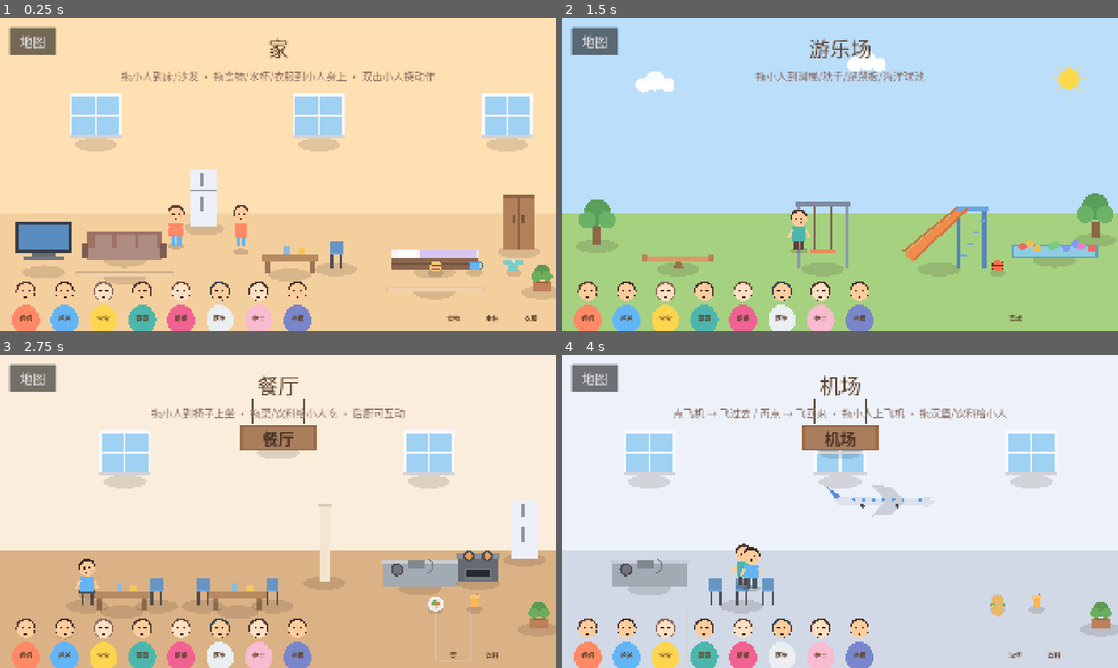
Above: before the commit, frames 1-4 (two rows, left to right).
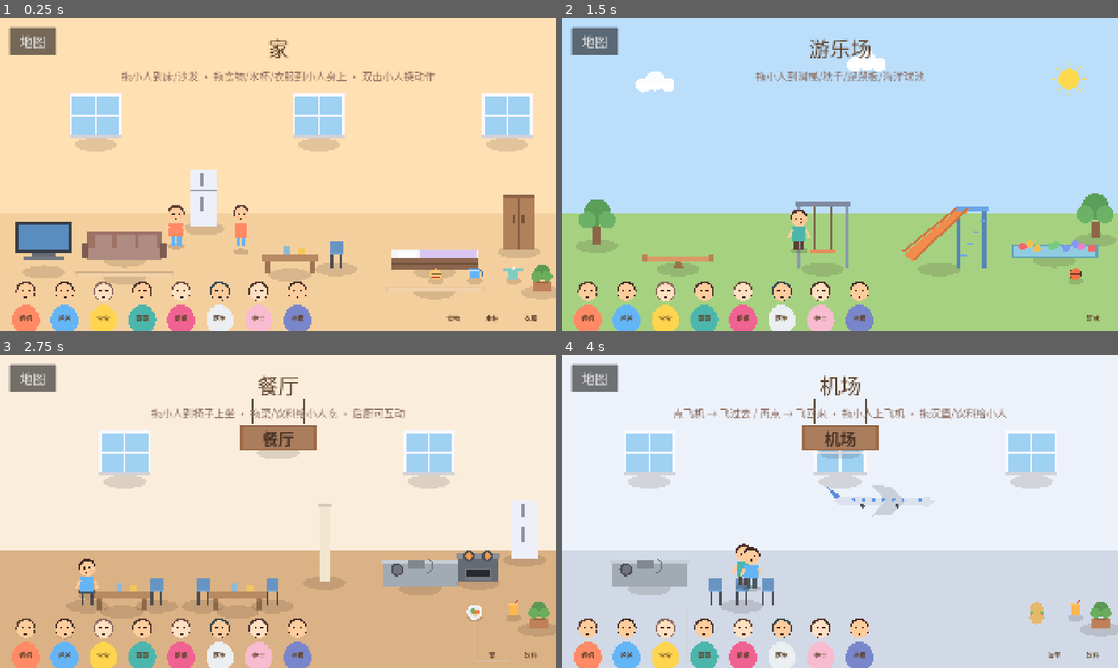
Above: after the commit, the same moments.

Repository: 675435543/MiniLifeWorld
Game: Godot game, scene res://tests/ui_probe.tscn
Two runs of this game, one before a commit and one after it. Both use one fixed random seed, a clock stepped at 60 frames per second and the inputs below. This scene is started directly instead of the project's main scene.
Inputs (mouse positions are in pixels of both pictures, inside the frame that each line leads up to):
- Up to frame 1 (0.25 s): no input
- Up to frame 2 (1.5 s): click "地图" at 0.5 s; click (589, 296) at 1.27 s
- Up to frame 3 (2.75 s): click (66, 633) at 2.02 s
- Up to frame 4 (4 s): click (667, 633) at 2.77 s; click (706, 633) at 3.52 s

The runs differ from the first frame. In frame 1, 0.5% of the frame differs, in the area x 77-95%, y 77-86%; in frame 2, 0.3%; in frame 3, 0.6%, in the area x 77-97%, y 76-98%; in frame 4, 0.5%.

Commit message:
shop scene: pillar sign 卖衣服, clothes racks, fitting room, mirror; seasonal clothes + skirt/scarf/gloves wearables with character overlays; 7th world map building

Diff:
--- a/data/items.json
+++ b/data/items.json
@@ -25,6 +25,14 @@
 	"dish": {"name": "菜", "scene": "restaurant", "type": "item", "interaction": "eat", "zone_size": [70, 60], "color": "#FF7043"},
 	"juice": {"name": "饮料", "scene": "restaurant", "type": "item", "interaction": "drink", "zone_size": [50, 60], "color": "#FFB74D"},
 	"burger": {"name": "汉堡", "scene": "airport", "type": "item", "interaction": "eat", "zone_size": [70, 60], "color": "#E57373"},
+	"clothes_spring": {"name": "春装", "scene": "shop", "type": "item", "interaction": "wear", "prop_type": "clothes", "zone_size": [80, 80], "shirt": "#A5D6A7"},
+	"clothes_summer": {"name": "夏装", "scene": "shop", "type": "item", "interaction": "wear", "prop_type": "clothes", "zone_size": [80, 80], "shirt": "#FFE082"},
+	"clothes_autumn": {"name": "秋装", "scene": "shop", "type": "item", "interaction": "wear", "prop_type": "clothes", "zone_size": [80, 80], "shirt": "#FFB74D"},
+	"clothes_winter": {"name": "暖棉袄", "scene": "shop", "type": "item", "interaction": "wear", "prop_type": "clothes", "zone_size": [80, 80], "shirt": "#5C6BC0"},
+	"skirt": {"name": "小裙子", "scene": "shop", "type": "item", "interaction": "wear", "prop_type": "skirt", "zone_size": [80, 80], "shirt": "#F48FB1", "skirt": "#F06292"},
+	"scarf": {"name": "围巾", "scene": "shop", "type": "item", "interaction": "wear", "prop_type": "scarf", "zone_size": [80, 80], "scarf": "#EF5350"},
+	"gloves": {"name": "手套", "scene": "shop", "type": "item", "interaction": "wear", "prop_type": "gloves", "zone_size": [80, 80], "gloves": "#26A69A"},
+	"fitting_room": {"name": "换衣室", "scene": "shop", "type": "furniture", "interaction": "use", "prop_type": "curtain", "zone_size": [130, 180], "z_index": -1},
 	"stethoscope": {"name": "听诊器", "scene": "hospital", "type": "item", "interaction": "examine", "zone_size": [60, 60], "color": "#90A4AE"},
 	"medicine": {"name": "药瓶", "scene": "hospital", "type": "item", "interaction": "eat", "zone_size": [50, 60], "color": "#E57373"},
 	"blackboard": {"name": "黑板", "scene": "school", "type": "furniture", "interaction": "use", "zone_size": [300, 120], "z_index": -1},
--- a/data/scenes.json
+++ b/data/scenes.json
@@ -40,5 +40,12 @@
 		"building_color": "#90CAF9",
 		"default_character": "dad",
 		"bar_items": ["burger", "juice"]
+	},
+	"shop": {
+		"name": "卖衣服",
+		"path": "res://scenes/shop/shop.tscn",
+		"building_color": "#F48FB1",
+		"default_character": "sister",
+		"bar_items": ["clothes_spring", "clothes_summer", "clothes_autumn", "clothes_winter", "skirt", "scarf", "gloves"]
 	}
 }
--- a/scenes/main/world_map.tscn
+++ b/scenes/main/world_map.tscn
@@ -59,41 +59,47 @@
 
 [node name="HBox" type="HBoxContainer" parent="Center"]
 layout_mode = 2
-theme_override_constants/separation = 36
+theme_override_constants/separation = 24
 alignment = 1
 
 [node name="HomeBtn" type="Button" parent="Center/HBox"]
-custom_minimum_size = Vector2(280, 260)
+custom_minimum_size = Vector2(250, 240)
 layout_mode = 2
-theme_override_font_sizes/font_size = 48
+theme_override_font_sizes/font_size = 44
 text = "家"
 
 [node name="HospitalBtn" type="Button" parent="Center/HBox"]
-custom_minimum_size = Vector2(280, 260)
+custom_minimum_size = Vector2(250, 240)
 layout_mode = 2
-theme_override_font_sizes/font_size = 48
+theme_override_font_sizes/font_size = 44
 text = "医院"
 
 [node name="SchoolBtn" type="Button" parent="Center/HBox"]
-custom_minimum_size = Vector2(280, 260)
+custom_minimum_size = Vector2(250, 240)
 layout_mode = 2
-theme_override_font_sizes/font_size = 48
+theme_override_font_sizes/font_size = 44
 text = "学校"
 
 [node name="PlaygroundBtn" type="Button" parent="Center/HBox"]
-custom_minimum_size = Vector2(280, 260)
+custom_minimum_size = Vector2(250, 240)
 layout_mode = 2
-theme_override_font_sizes/font_size = 48
+theme_override_font_sizes/font_size = 44
 text = "游乐场"
 
 [node name="RestaurantBtn" type="Button" parent="Center/HBox"]
-custom_minimum_size = Vector2(280, 260)
+custom_minimum_size = Vector2(250, 240)
 layout_mode = 2
-theme_override_font_sizes/font_size = 48
+theme_override_font_sizes/font_size = 44
 text = "餐厅"
 
 [node name="AirportBtn" type="Button" parent="Center/HBox"]
-custom_minimum_size = Vector2(280, 260)
+custom_minimum_size = Vector2(250, 240)
 layout_mode = 2
-theme_override_font_sizes/font_size = 48
+theme_override_font_sizes/font_size = 44
 text = "机场"
+
+[node name="ShopBtn" type="Button" parent="Center/HBox"]
+custom_minimum_size = Vector2(250, 240)
+layout_mode = 2
+theme_override_font_sizes/font_size = 44
+text = "卖衣服"
--- /dev/null
+++ b/scenes/shop/shop.tscn
@@ -0,0 +1,139 @@
+[gd_scene load_steps=4 format=3]
+
+[ext_resource type="Script" path="res://scripts/scenes/scene_base.gd" id="1"]
+[ext_resource type="Script" path="res://scripts/items/prop_draw.gd" id="2"]
+[ext_resource type="Script" path="res://scripts/items/item.gd" id="3"]
+
+[node name="Shop" type="Control"]
+layout_mode = 3
+anchors_preset = 15
+anchor_right = 1.0
+anchor_bottom = 1.0
+grow_horizontal = 2
+grow_vertical = 2
+mouse_filter = 2
+script = ExtResource("1")
+scene_id = "shop"
+
+[node name="Bg" type="ColorRect" parent="."]
+layout_mode = 1
+anchors_preset = 15
+anchor_right = 1.0
+anchor_bottom = 1.0
+grow_horizontal = 2
+grow_vertical = 2
+mouse_filter = 2
+color = Color(0.97, 0.93, 0.9, 1)
+
+[node name="Floor" type="ColorRect" parent="."]
+layout_mode = 1
+anchor_top = 0.62
+anchor_right = 1.0
+anchor_bottom = 1.0
+offset_left = 0.0
+offset_top = 0.0
+offset_right = 0.0
+offset_bottom = 0.0
+grow_horizontal = 2
+grow_vertical = 2
+mouse_filter = 2
+color = Color(0.85, 0.78, 0.68, 1)
+
+[node name="Decor" type="Node2D" parent="."]
+
+[node name="BigSign" type="Node2D" parent="Decor"]
+position = Vector2(960, 640)
+script = ExtResource("2")
+prop_type = "bigsign"
+sign_text = "卖衣服"
+
+[node name="Window1" type="Node2D" parent="Decor"]
+position = Vector2(280, 430)
+script = ExtResource("2")
+prop_type = "window"
+
+[node name="Window2" type="Node2D" parent="Decor"]
+position = Vector2(1660, 430)
+script = ExtResource("2")
+prop_type = "window"
+
+[node name="Rack1" type="Node2D" parent="Decor"]
+position = Vector2(420, 880)
+script = ExtResource("2")
+prop_type = "rack"
+
+[node name="Rack2" type="Node2D" parent="Decor"]
+position = Vector2(780, 880)
+script = ExtResource("2")
+prop_type = "rack"
+
+[node name="Mirror" type="Node2D" parent="Decor"]
+position = Vector2(1290, 850)
+script = ExtResource("2")
+prop_type = "mirror"
+
+[node name="Plant" type="Node2D" parent="Decor"]
+position = Vector2(1870, 940)
+script = ExtResource("2")
+prop_type = "plant"
+
+[node name="Items" type="Node2D" parent="."]
+
+[node name="ShopCounter" type="Node2D" parent="Items"]
+position = Vector2(1100, 800)
+script = ExtResource("3")
+item_id = "kitchen_counter"
+
+[node name="Fitting1" type="Node2D" parent="Items"]
+position = Vector2(1600, 800)
+script = ExtResource("3")
+item_id = "fitting_room"
+
+[node name="Fitting2" type="Node2D" parent="Items"]
+position = Vector2(1780, 800)
+script = ExtResource("3")
+item_id = "fitting_room"
+
+[node name="Characters" type="Node2D" parent="."]
+y_sort_enabled = true
+
+[node name="TitleLabel" type="Label" parent="."]
+layout_mode = 1
+anchors_preset = 5
+anchor_left = 0.5
+anchor_right = 0.5
+offset_left = -400.0
+offset_top = 50.0
+offset_right = 400.0
+offset_bottom = 150.0
+grow_horizontal = 2
+mouse_filter = 2
+theme_override_colors/font_color = Color(0.364, 0.251, 0.157, 1)
+theme_override_font_sizes/font_size = 72
+horizontal_alignment = 1
+text = "卖衣服"
+
+[node name="HintLabel" type="Label" parent="."]
+layout_mode = 1
+anchors_preset = 5
+anchor_left = 0.5
+anchor_right = 0.5
+offset_left = -700.0
+offset_top = 170.0
+offset_right = 700.0
+offset_bottom = 250.0
+grow_horizontal = 2
+mouse_filter = 2
+theme_override_colors/font_color = Color(0.553, 0.431, 0.388, 1)
+theme_override_font_sizes/font_size = 36
+horizontal_alignment = 1
+text = "拖春装/夏装/秋装/棉袄/裙子/围巾/手套到小人身上 · 拖小人到换衣室"
+
+[node name="BackButton" type="Button" parent="."]
+layout_mode = 0
+offset_left = 32.0
+offset_top = 32.0
+offset_right = 192.0
+offset_bottom = 128.0
+theme_override_font_sizes/font_size = 44
+text = "地图"
--- a/scripts/autoload/interaction_manager.gd
+++ b/scripts/autoload/interaction_manager.gd
@@ -69,7 +69,15 @@
 			c.set_state(Character.State.EAT)
 			return true
 		"wear":
-			c.apply_outfit(Color(str(item.data.get("shirt", "#FF8A65"))))
+			var d := item.data
+			if d.has("shirt"):
+				c.apply_outfit(Color(str(d["shirt"])))
+			if d.has("skirt"):
+				c.apply_skirt(Color(str(d["skirt"])))
+			if d.has("scarf"):
+				c.apply_scarf(Color(str(d["scarf"])))
+			if d.has("gloves"):
+				c.apply_gloves(Color(str(d["gloves"])))
 			c.set_state(Character.State.HAPPY)
 			return true
 		"play":
--- a/scripts/characters/character.gd
+++ b/scripts/characters/character.gd
@@ -21,6 +21,9 @@
 var _hop := 0.0
 var _hold_timer := 0.0
 var _shirt_override := Color(0, 0, 0, 0)
+var _skirt_override := Color(0, 0, 0, 0)
+var _scarf_override := Color(0, 0, 0, 0)
+var _gloves_override := Color(0, 0, 0, 0)
 
 
 func _ready() -> void:
@@ -52,6 +55,33 @@
 	if _shirt_override.a > 0.0:
 		return _shirt_override
 	return Color(str(palette.get("shirt", "#FF8A65")))
+
+
+func skirt_color() -> Color:
+	return _skirt_override
+
+
+func scarf_color() -> Color:
+	return _scarf_override
+
+
+func gloves_color() -> Color:
+	return _gloves_override
+
+
+func apply_skirt(color: Color) -> void:
+	_skirt_override = color
+	queue_redraw()
+
+
+func apply_scarf(color: Color) -> void:
+	_scarf_override = color
+	queue_redraw()
+
+
+func apply_gloves(color: Color) -> void:
+	_gloves_override = color
+	queue_redraw()
 
 
 func begin_drag() -> void:
@@ -123,9 +153,23 @@
 		draw_rect(Rect2(3, -36, 14, 36), pants)
 
 	var torso_y := -66.0 if sit else -80.0
+	if _skirt_override.a > 0.0:
+		draw_colored_polygon(PackedVector2Array([
+			Vector2(-30.0, torso_y + 34.0),
+			Vector2(30.0, torso_y + 34.0),
+			Vector2(44.0, torso_y + 66.0),
+			Vector2(-44.0, torso_y + 66.0),
+		]), _skirt_override)
 	draw_rect(Rect2(-24, torso_y, 48, 50), shirt)
 	draw_line(Vector2(-24, torso_y + 12), Vector2(-36, torso_y + 40), skin, 9.0)
 	draw_line(Vector2(24, torso_y + 12), Vector2(36, torso_y + 40), skin, 9.0)
+
+	if _scarf_override.a > 0.0:
+		draw_rect(Rect2(-20, torso_y - 2, 40, 10), _scarf_override)
+		draw_rect(Rect2(-8, torso_y + 8, 12, 22), _scarf_override.darkened(0.1))
+	if _gloves_override.a > 0.0:
+		draw_circle(Vector2(-37, torso_y + 42), 6.0, _gloves_override)
+		draw_circle(Vector2(37, torso_y + 42), 6.0, _gloves_override)
 
 	var head_y := torso_y - 26.0
 	draw_circle(Vector2(0, head_y - 6), 29.0, hair)
--- a/scripts/dev/dev_capture.gd
+++ b/scripts/dev/dev_capture.gd
@@ -37,6 +37,7 @@
 		["06_playground", "res://scenes/playground/playground.tscn"],
 		["07_restaurant", "res://scenes/restaurant/restaurant.tscn"],
 		["08_airport", "res://scenes/airport/airport.tscn"],
+		["09_shop", "res://scenes/shop/shop.tscn"],
 	]
 	for c in cases:
 		var ps := load(c[1]) as PackedScene
--- a/scripts/items/item.gd
+++ b/scripts/items/item.gd
@@ -55,6 +55,12 @@
 			draw_icon_juice(self, data)
 		"burger":
 			draw_icon_burger(self, data)
+		"skirt":
+			draw_icon_skirt(self, data)
+		"scarf":
+			draw_icon_scarf(self, data)
+		"gloves":
+			draw_icon_gloves(self, data)
 		_:
 			super._draw()
 
@@ -169,6 +175,32 @@
 	ci.draw_circle(Vector2(0, 4), 22.0, Color(0.9, 0.72, 0.42))
 
 
+static func draw_icon_skirt(ci: CanvasItem, info: Dictionary) -> void:
+	var shirt := Color(str(info.get("shirt", "#F48FB1")))
+	var sk := Color(str(info.get("skirt", "#F06292")))
+	_draw_icon_shadow(ci)
+	ci.draw_rect(Rect2(-16, -36, 32, 18), shirt)
+	ci.draw_rect(Rect2(-26, -36, 10, 10), shirt)
+	ci.draw_rect(Rect2(16, -36, 10, 10), shirt)
+	ci.draw_colored_polygon(PackedVector2Array([Vector2(-20, -18), Vector2(20, -18), Vector2(30, 10), Vector2(-30, 10)]), sk)
+
+
+static func draw_icon_scarf(ci: CanvasItem, info: Dictionary) -> void:
+	var sc := Color(str(info.get("scarf", "#EF5350")))
+	_draw_icon_shadow(ci)
+	ci.draw_rect(Rect2(-30, -10, 60, 14), sc)
+	ci.draw_rect(Rect2(-10, 4, 18, 26), sc.darkened(0.1))
+
+
+static func draw_icon_gloves(ci: CanvasItem, info: Dictionary) -> void:
+	var gl := Color(str(info.get("gloves", "#26A69A")))
+	_draw_icon_shadow(ci)
+	for x in [-16.0, 16.0]:
+		ci.draw_rect(Rect2(x - 10, -26, 20, 26), gl)
+		ci.draw_rect(Rect2(x - 10, -30, 20, 8), gl.lightened(0.15))
+		ci.draw_rect(Rect2(x + 8, -16, 8, 12), gl.darkened(0.1))
+
+
 static func _draw_icon_shadow(ci: CanvasItem) -> void:
 	ci.draw_set_transform(Vector2(0, 4), 0.0, Vector2(0.9, 0.45))
 	ci.draw_circle(Vector2.ZERO, 30.0, Color(0.15, 0.1, 0.08, 0.15))
--- a/scripts/items/prop_draw.gd
+++ b/scripts/items/prop_draw.gd
@@ -65,10 +65,16 @@
 			_ball_pit()
 		"sign":
 			_sign()
+		"bigsign":
+			_bigsign()
 		"counter":
 			_counter()
 		"stove":
 			_stove()
+		"rack":
+			_rack()
+		"mirror":
+			_mirror()
 		"hospital_bed":
 			_hospital_bed()
 		"cabinet":
@@ -380,3 +386,32 @@
 	draw_circle(Vector2(32, -88), 12.0, Color(0.95, 0.6, 0.3))
 	draw_rect(Rect2(-46, -46, 92, 40), body.lightened(0.1))
 	draw_rect(Rect2(-38, -38, 76, 24), Color(0.15, 0.16, 0.18))
+
+
+func _bigsign() -> void:
+	var pillar := Color(0.85, 0.82, 0.78)
+	draw_rect(Rect2(-26, -360, 52, 360), pillar)
+	draw_rect(Rect2(-30, -372, 60, 14), pillar.darkened(0.1))
+	var wood := Color(0.62, 0.42, 0.28)
+	draw_rect(Rect2(-150, -350, 300, 96), wood)
+	draw_rect(Rect2(-140, -342, 280, 80), wood.lightened(0.12))
+	draw_string(ThemeDB.fallback_font, Vector2(-150, -278), sign_text, HORIZONTAL_ALIGNMENT_CENTER, 300, 68, Color(0.28, 0.2, 0.15))
+
+
+func _rack() -> void:
+	var bar := Color(0.6, 0.62, 0.66)
+	draw_rect(Rect2(-110, -170, 8, 170), bar)
+	draw_rect(Rect2(102, -170, 8, 170), bar)
+	draw_rect(Rect2(-118, -178, 236, 10), bar)
+	var cols := [Color(0.65, 0.85, 0.65), Color(1.0, 0.88, 0.5), Color(1.0, 0.72, 0.3), Color(0.42, 0.45, 0.75)]
+	for i in range(4):
+		var x := -84.0 + i * 56.0
+		draw_rect(Rect2(x, -160, 40, 60), cols[i])
+		draw_rect(Rect2(x - 6, -160, 12, 24), cols[i].darkened(0.1))
+		draw_rect(Rect2(x + 34, -160, 12, 24), cols[i].darkened(0.1))
+
+
+func _mirror() -> void:
+	draw_rect(Rect2(-50, -180, 100, 180), Color(0.9, 0.9, 0.95))
+	draw_rect(Rect2(-42, -172, 84, 164), Color(0.75, 0.86, 0.95))
+	draw_line(Vector2(-30, -160), Vector2(-6, -120), Color(1, 1, 1, 0.6), 4.0)
--- a/scripts/scenes/scene_base.gd
+++ b/scripts/scenes/scene_base.gd
@@ -50,6 +50,12 @@
 			var outfit := str(e.get("outfit", ""))
 			if not outfit.is_empty():
 				c.apply_outfit(Color("#" + outfit))
+			if e.has("skirt"):
+				c.apply_skirt(Color("#" + str(e["skirt"])))
+			if e.has("scarf"):
+				c.apply_scarf(Color("#" + str(e["scarf"])))
+			if e.has("gloves"):
+				c.apply_gloves(Color("#" + str(e["gloves"])))
 		return
 	spawn_character(str(info.get("default_character", "mom")))
 
@@ -63,11 +69,18 @@
 		var ch := child as Character
 		if ch == null:
 			continue
-		list.append({
+		var entry: Dictionary = {
 			"id": ch.char_id,
 			"pos": [ch.position.x, ch.position.y],
 			"outfit": ch.shirt_color().to_html(false),
-		})
+		}
+		if ch.skirt_color().a > 0.0:
+			entry["skirt"] = ch.skirt_color().to_html(false)
+		if ch.scarf_color().a > 0.0:
+			entry["scarf"] = ch.scarf_color().to_html(false)
+		if ch.gloves_color().a > 0.0:
+			entry["gloves"] = ch.gloves_color().to_html(false)
+		list.append(entry)
 	SaveManager.set_scene_state(scene_id, {"characters": list})
 	SaveManager.save_game()
 
@@ -98,16 +111,22 @@
 func _build_item_bar() -> void:
 	var info: Dictionary = GameData.scenes.get(scene_id, {})
 	var bar_items: Array = info.get("bar_items", ITEM_BAR)
-	var bar := HBoxContainer.new()
+	var cols: int = clamp(mini(4, bar_items.size()), 1, 4)
+	var rows: int = int(ceil(bar_items.size() / float(cols)))
+	var bar := GridContainer.new()
 	bar.name = "ItemBar"
-	bar.add_theme_constant_override("separation", 14)
+	bar.columns = cols
+	bar.add_theme_constant_override("h_separation", 14)
+	bar.add_theme_constant_override("v_separation", 14)
 	bar.mouse_filter = Control.MOUSE_FILTER_PASS
 	add_child(bar)
 	bar.set_anchors_preset(Control.PRESET_BOTTOM_RIGHT)
 	bar.grow_horizontal = Control.GROW_DIRECTION_BEGIN
-	bar.offset_left = -416.0
+	var width_w := cols * 120.0 + (cols - 1) * 14.0
+	var height_h := rows * 150.0 + (rows - 1) * 14.0 + 28.0
+	bar.offset_left = -(width_w + 28.0)
 	bar.offset_right = -28.0
-	bar.offset_top = -206.0
+	bar.offset_top = -height_h
 	bar.offset_bottom = -28.0
 	for id in bar_items:
 		var btn := ItemButton.new()
--- a/scripts/ui/item_button.gd
+++ b/scripts/ui/item_button.gd
@@ -18,7 +18,8 @@
 
 func _draw() -> void:
 	draw_set_transform(Vector2(size.x * 0.5, size.y * 0.62), 0.0, Vector2(1.3, 1.3))
-	match item_id:
+	var pt := str(_data.get("prop_type", item_id))
+	match pt:
 		"food":
 			Item.draw_icon_food(self, _data)
 		"water_cup":
@@ -41,5 +42,11 @@
 			Item.draw_icon_juice(self, _data)
 		"burger":
 			Item.draw_icon_burger(self, _data)
+		"skirt":
+			Item.draw_icon_skirt(self, _data)
+		"scarf":
+			Item.draw_icon_scarf(self, _data)
+		"gloves":
+			Item.draw_icon_gloves(self, _data)
 	draw_set_transform(Vector2.ZERO, 0.0, Vector2.ONE)
 	draw_string(ThemeDB.fallback_font, Vector2(0, size.y - 8), str(_data.get("name", item_id)), HORIZONTAL_ALIGNMENT_CENTER, size.x, 22, Color(0.364, 0.251, 0.157))
--- a/scripts/ui/world_map.gd
+++ b/scripts/ui/world_map.gd
@@ -8,6 +8,7 @@
 	["Center/HBox/PlaygroundBtn", "playground"],
 	["Center/HBox/RestaurantBtn", "restaurant"],
 	["Center/HBox/AirportBtn", "airport"],
+	["Center/HBox/ShopBtn", "shop"],
 ]
 
 
--- a/tests/nav_probe_runner.gd
+++ b/tests/nav_probe_runner.gd
@@ -25,7 +25,7 @@
 	else:
 		print("NAV: 进入世界地图 OK")
 
-	for pair in [["HomeBtn", "Home"], ["HospitalBtn", "Hospital"], ["SchoolBtn", "School"], ["PlaygroundBtn", "Playground"], ["RestaurantBtn", "Restaurant"], ["AirportBtn", "Airport"]]:
+	for pair in [["HomeBtn", "Home"], ["HospitalBtn", "Hospital"], ["SchoolBtn", "School"], ["PlaygroundBtn", "Playground"], ["RestaurantBtn", "Restaurant"], ["AirportBtn", "Airport"], ["ShopBtn", "Shop"]]:
 		var map := get_tree().current_scene
 		var btn := map.get_node_or_null("Center/HBox/" + str(pair[0])) as Button
 		if btn == null:
--- a/tests/smoke_test.gd
+++ b/tests/smoke_test.gd
@@ -52,6 +52,7 @@
 		"res://scenes/playground/playground.tscn",
 		"res://scenes/restaurant/restaurant.tscn",
 		"res://scenes/airport/airport.tscn",
+		"res://scenes/shop/shop.tscn",
 		"res://scenes/characters/character.tscn",
 	]
 	var ok := true
--- a/tests/ui_probe_runner.gd
+++ b/tests/ui_probe_runner.gd
@@ -399,6 +399,75 @@
 	else:
 		print("UI_PROBE: 登机 OK")
 
+	# ---- 卖衣服店 ----
+	air.queue_free()
+	await _frames(2)
+	var shop: Control = load("res://scenes/shop/shop.tscn").instantiate()
+	add_child(shop)
+	await _frames(2)
+	var shchars: Node = shop.get_node("Characters")
+	var shc: Node2D = shchars.get_child(0)
+	var fit1: Node2D = shop.get_node("Items/Fitting1")
+	_press(to_window * shc.position)
+	await _frames(2)
+	_move(to_window * fit1.zone_rect().get_center())
+	await _frames(2)
+	_release(to_window * fit1.zone_rect().get_center())
+	await _frames(2)
+	if shc.state != ST_HAPPY:
+		_fail("换衣室未触发 state=" + str(shc.state))
+	else:
+		print("UI_PROBE: 换衣室 OK")
+
+	var shbar: Node = shop.get_node("ItemBar")
+	var skirt_btn: Control = shbar.get_child(4)
+	_press(to_window * skirt_btn.get_global_rect().get_center())
+	await _frames(2)
+	_move(to_window * (shc.position + Vector2(0, -10)))
+	await _frames(2)
+	_release(to_window * (shc.position + Vector2(0, -10)))
+	await _frames(2)
+	if shc.skirt_color().a <= 0.0:
+		_fail("小裙子未穿上")
+	else:
+		print("UI_PROBE: 穿小裙子 OK")
+
+	var scarf_btn: Control = shbar.get_child(5)
+	_press(to_window * scarf_btn.get_global_rect().get_center())
+	await _frames(2)
+	_move(to_window * (shc.position + Vector2(0, -10)))
+	await _frames(2)
+	_release(to_window * (shc.position + Vector2(0, -10)))
+	await _frames(2)
+	if shc.scarf_color().a <= 0.0:
+		_fail("围巾未戴上")
+	else:
+		print("UI_PROBE: 戴围巾 OK")
+
+	var gloves_btn: Control = shbar.get_child(6)
+	_press(to_window * gloves_btn.get_global_rect().get_center())
+	await _frames(2)
+	_move(to_window * (shc.position + Vector2(0, -10)))
+	await _frames(2)
+	_release(to_window * (shc.position + Vector2(0, -10)))
+	await _frames(2)
+	if shc.gloves_color().a <= 0.0:
+		_fail("手套未戴上")
+	else:
+		print("UI_PROBE: 戴手套 OK")
+
+	var winter_btn: Control = shbar.get_child(3)
+	_press(to_window * winter_btn.get_global_rect().get_center())
+	await _frames(2)
+	_move(to_window * (shc.position + Vector2(0, -10)))
+	await _frames(2)
+	_release(to_window * (shc.position + Vector2(0, -10)))
+	await _frames(2)
+	if shc.shirt_color().to_html(false) != "5c6bc0":
+		_fail("棉袄未穿上 shirt=" + str(shc.shirt_color().to_html(false)))
+	else:
+		print("UI_PROBE: 穿棉袄 OK")
+
 	print("UI_PROBE: " + ("PASS" if _ok else "FAIL"))
 	get_tree().quit(0 if _ok else 1)
 
Not shown, changed: 接管.md
